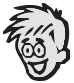
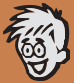
Layered file, before and after one edit (74x83). Changes by layer:
added layer "Layer 1" over [0, 0, 74, 83]
